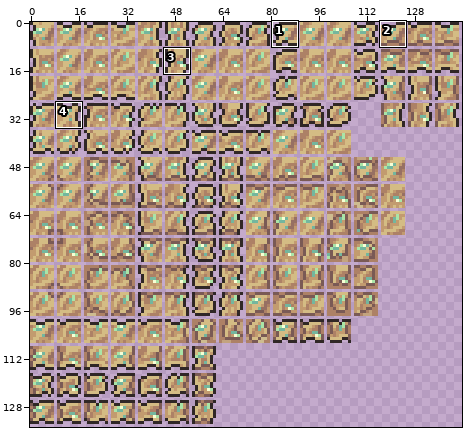
Sprite sheet: Assets/Tiles/Vitric/VitricSand.png. Above, an overview of the earlier version with the close-up marked.
Close-up. Before:
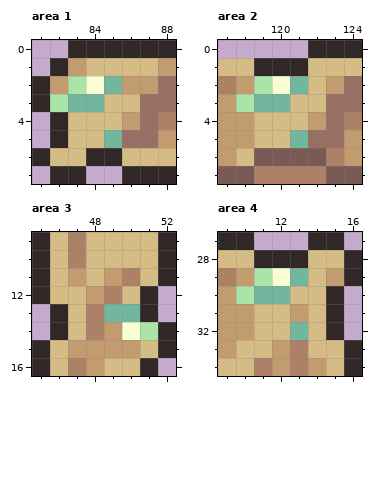
The file is 288x270 pixels, drawn in blocks of 2x2; one block is one cell here. Colours within 5 levels of each other are drawn and written as one. Shown: area 1: x 81..88, y 0..7; area 2: x 117..124, y 0..7; area 3: x 45..52, y 9..16; area 4: x 9..16, y 27..34. The commit also changed other parts of the picture, which this record leaves out.
Now the later version:
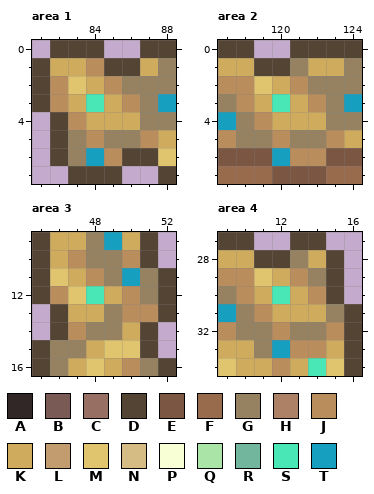
Palette (. is transparent): A #302726  B #7a5a55  C #977063  D #544433  E #7a5643  F #976b4b  G #968260  H #ad8166  J #ba8d5d  K #cfab5e  L #c29b6f  M #e1c46e  N #d4bc84  P #f8ffd4  Q #aae5a7  R #73b69e  S #48e7b5  T #169fbf
What changed:
Changed rows in their new state; - is an unchanged pixel.
Area 1:
first column x 81:
0 -DDD..DD
1 DKKJDDKG
2 DJMKJGGG
3 DJKSKJGT
4 -DJKKKGG
5 -DGJGGJK
6 .DGTJDDM
7 -.DDD..D
Area 2:
first column x 117:
0 DD--DDDD
1 KKDDGKKG
2 JJMKJGGG
3 GJKSKJGT
4 TGJKKKGG
5 JGGJGGJK
6 EEETJJEE
7 FFFEEEFF
Area 3:
first column x 45:
 9 DKKGTKD.
10 DKJGGJD.
11 DMKJGTGD
12 DJMSKJGD
13 -DKKGJJD
14 -DJGGKD.
15 DGGKMMD.
16 DGKMKJGD
Area 4:
first column x 9:
27 DD--DD.-
28 KKDDGKD.
29 JJMKJGD.
30 GJKSKJD-
31 TGJKKKGD
32 JGGJGGJD
33 KKGTJJKD
34 MKKJKSMD
Where, in picture pixels (left, top, right, bottom), the same in both close-ups:
changed: (32, 40, 176, 184)
changed: (218, 40, 362, 184)
changed: (32, 232, 176, 376)
changed: (218, 232, 362, 376)
